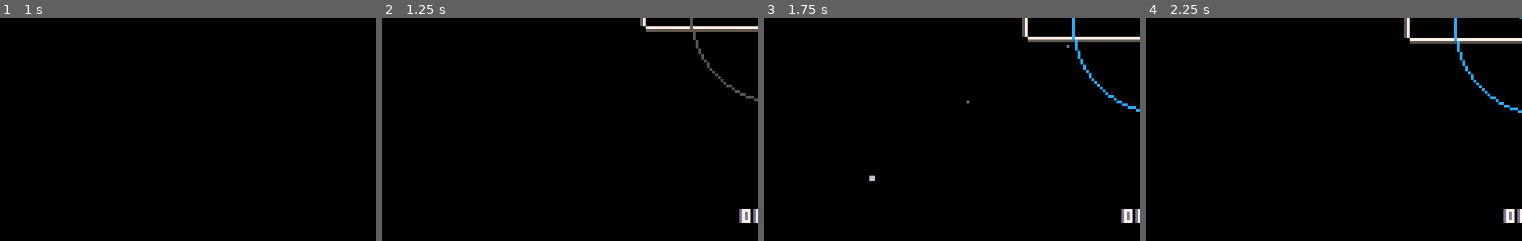
Above: before the commit, frames 1-4 (left to right).
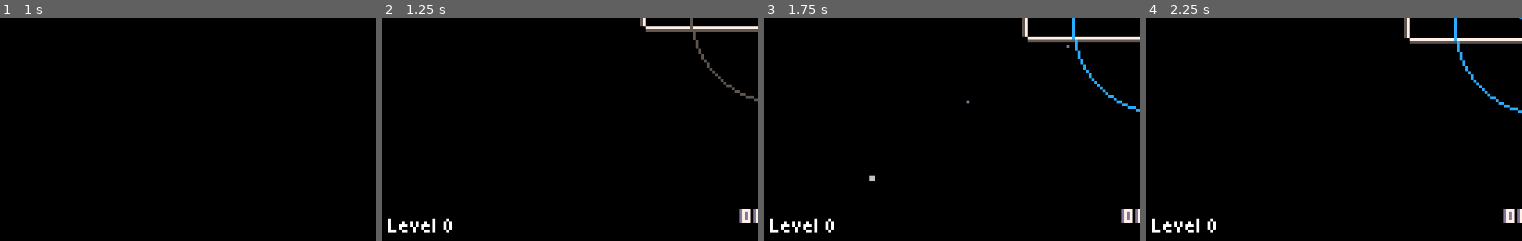
Above: after the commit, the same moments.

Repository: Flamenccio/spider-jump
Game: Godot game, scene res://scenes/ui/main_menu.tscn
The game is run twice, just before and just after one commit, with the same random seed, the same clock (stepped at 60 frames per second) and the same inputs. The engine's default icon, where the game draws it, is replaced by a stand-in: a white triangle on a blue panel in a dark square.
Inputs (mouse positions are % of the whole screen's width and height, from its top left):
- Up to frame 1 (1 s): click "Play" at 0.5 s
- Up to frame 2 (1.25 s): no input
- Up to frame 3 (1.75 s): tap Enter at 1.25 s; move the mouse to (76, 45) at 1.27 s; press the mouse at (76, 45) at 1.28 s; hold D (move_right) from 1.28 s (still down)
- Up to frame 4 (2.25 s): release D (move_right) at 2 s; release the mouse at (76, 45) at 2 s; drag from (31, 55) to (53, 8) at 2.02 s
The pictures show only the part of the screen within x 0-50%, y 48-98%; the shares and areas given below are measured in that part.

Frame 1 is identical in both runs. In frame 2, 0.5% of the frame differs, in the area x 1-19%, y 89-97%; in frame 3, 0.5%; in frame 4, 0.5%.

Commit message:
show difficulty level on HUD

Diff:
--- a/scenes/game.tscn
+++ b/scenes/game.tscn
@@ -124,7 +124,7 @@
 texture = ExtResource("6_e1j6l")
 
 [node name="InputService" type="Node" parent="." node_paths=PackedStringArray("_pull_origin")]
-process_mode = 3
+process_mode = 1
 script = ExtResource("7_pl11u")
 _pull_origin = NodePath("../Player")
 
@@ -265,6 +265,7 @@
 [connection signal="game_exited" from="." to="UI/PauseScreen" method="_on_pause_screen_disabled" flags=3]
 [connection signal="game_exited" from="." to="UI/TransitionWipe" method="play_enter_animation"]
 [connection signal="levelled_up" from="." to="LevelSpawner" method="_on_level_up"]
+[connection signal="levelled_up" from="." to="UI/Hud" method="_on_difficulty_level_updated"]
 [connection signal="levelled_up" from="." to="StaminaDrainer" method="_on_level_up"]
 [connection signal="on_game_over" from="." to="UI/DeathScreen" method="show" flags=3]
 [connection signal="on_game_over" from="." to="PlayerStatsSaver" method="_on_game_end"]
--- a/scenes/ui/hud.tscn
+++ b/scenes/ui/hud.tscn
@@ -8,6 +8,8 @@
 [ext_resource type="Texture2D" uid="uid://dj6nc2r4uunkq" path="res://sprites/life.png" id="4_uo2fv"]
 [ext_resource type="Script" uid="uid://cj0go07001qmk" path="res://scripts/ui/number_display.gd" id="6_5pdws"]
 [ext_resource type="PackedScene" uid="uid://d1mcya8jqefql" path="res://scenes/ui/digit_display.tscn" id="6_047uy"]
+[ext_resource type="FontFile" uid="uid://m2gxs3lik11m" path="res://fonts/Tiny5-Regular.ttf" id="9_4jqwt"]
+[ext_resource type="Script" uid="uid://cil6812nlkvdc" path="res://scripts/ui/level_label.gd" id="10_kicr4"]
 
 [sub_resource type="AtlasTexture" id="AtlasTexture_oo0fn"]
 atlas = ExtResource("1_ahhtf")
@@ -40,6 +42,10 @@
 [sub_resource type="AtlasTexture" id="AtlasTexture_5pdws"]
 atlas = ExtResource("4_uo2fv")
 region = Rect2(8, 0, 8, 8)
+
+[sub_resource type="LabelSettings" id="LabelSettings_kicr4"]
+font = ExtResource("9_4jqwt")
+font_size = 32
 
 [node name="Hud" type="Control"]
 layout_mode = 3
@@ -190,6 +196,25 @@
 [node name="DigitDisplay6" parent="Score/HFlowContainer" instance=ExtResource("6_047uy")]
 layout_mode = 2
 
+[node name="LevelDisplay" type="MarginContainer" parent="."]
+layout_mode = 1
+anchors_preset = 2
+anchor_top = 1.0
+anchor_bottom = 1.0
+offset_left = 13.0
+offset_top = -58.0
+offset_right = 93.0
+offset_bottom = -18.0
+grow_vertical = 0
+
+[node name="LevelLabel" type="Label" parent="LevelDisplay"]
+layout_mode = 2
+text = "Level "
+label_settings = SubResource("LabelSettings_kicr4")
+vertical_alignment = 1
+script = ExtResource("10_kicr4")
+
+[connection signal="internal_difficulty_level_updated" from="." to="LevelDisplay/LevelLabel" method="update_level"]
 [connection signal="internal_health_updated" from="." to="Life/HFlowContainer" method="display_life"]
 [connection signal="internal_powerup_ended" from="." to="PowerupTimer/CenterContainer/PowerupTimer" method="hide"]
 [connection signal="internal_powerup_started" from="." to="PowerupTimer/CenterContainer/PowerupTimer" method="show" unbinds=1]
--- a/scripts/ui/hud.gd
+++ b/scripts/ui/hud.gd
@@ -2,6 +2,7 @@
 
 signal external_health_lost(where: Control)
 
+signal internal_difficulty_level_updated(difficulty_level: int)
 signal internal_stamina_updated(current_stamina: float)
 signal internal_health_updated(current_health: int)
 signal internal_score_updated(current_score: int)
@@ -41,3 +42,7 @@
 
 func _internal_on_life_lost(screen_coords: Control) -> void:
 	external_health_lost.emit(screen_coords)
+
+
+func _on_difficulty_level_updated(level: int) -> void:
+	internal_difficulty_level_updated.emit(level)
--- /dev/null
+++ b/scripts/ui/level_label.gd
@@ -0,0 +1,9 @@
+extends Label
+
+func _ready() -> void:
+	update_level(0)
+
+
+func update_level(level: int) -> void:
+	var prefix = tr("ui.label.hud.level")
+	text = "{0} {1}".format({"0": prefix, "1": level})
--- a/scripts/utility/sound_manager.gd
+++ b/scripts/utility/sound_manager.gd
@@ -100,7 +100,6 @@
 
 ## Play a nonpositional sound with id `sound_id`.
 func play_sound(sound_id: String, bus: String = "Master") -> void:
-	print("played sound")
 	if _sounds_suppressed:
 		return
 	var file_path = _sounds[sound_id] as String
@@ -108,7 +107,6 @@
 
 
 func stop_all_sounds() -> void:
-	print("stopping sounds")
 	for b in _busy_sound_players:
 		b.stop()
 		b.stream = null
@@ -118,7 +116,6 @@
 
 ## Prevents sounds from being played.
 func suppress_sounds() -> void:
-	print("suppressing sounds")
 	_sounds_suppressed = true
 
 
--- a/translations/spider_jump_translations.csv
+++ b/translations/spider_jump_translations.csv
@@ -27,3 +27,4 @@
 ui.label.death_screen.game_over,GAME OVER
 ui.label.generic.score,Score
 ui.label.generic.high_score,High score
+ui.label.hud.level,Level
Not shown: 1 places in scenes/ui/hud.tscn that only renumber resources
Not shown, added: scripts/ui/level_label.gd.uid
